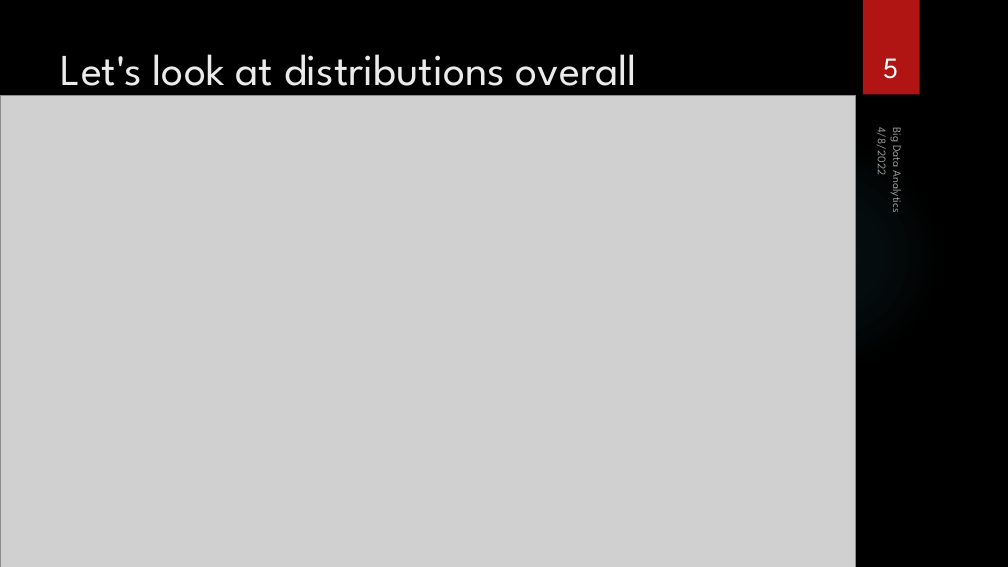
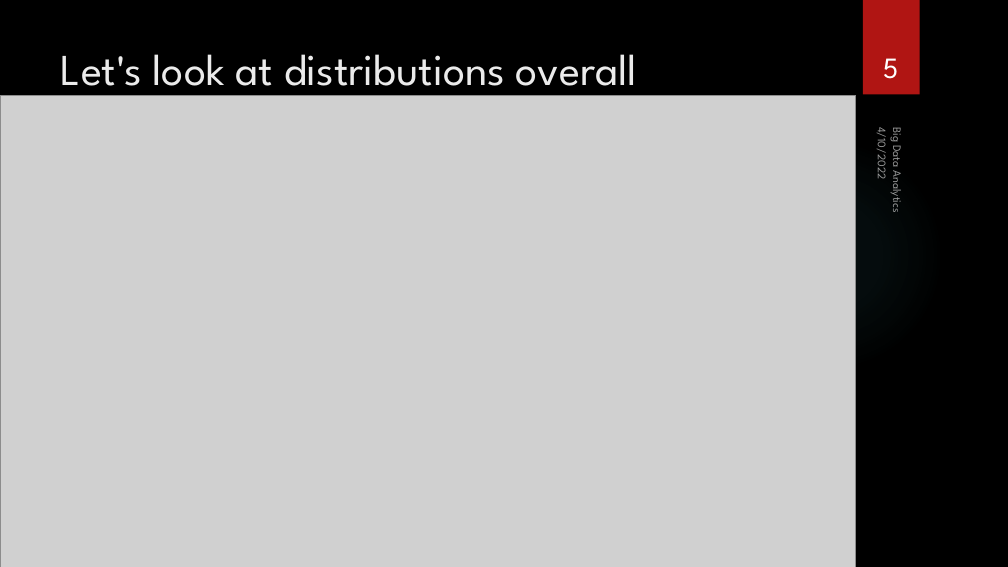
Before and after one commit to jeffbr96/big_data_analytics_project, a slide deck: slide 5 of Presentation.pptx. Drawn at 1008x567 pixels with LibreOffice and Linux fonts; fonts in the diff are those of the drawing; grey boxes stand for pictures; background and template pictures are left out. Boxes give left, top, right and bottom in pixels: in the first picture for what was removed or moved away, otherwise in the second. Text is boxed around its words. In the diff, an @@ line names an element or a change of style, - is before the commit and + after.

Commit message:
work: presentation

```diff
--- a/Presentation.pptx
+++ b/Presentation.pptx
@@ text at [874,132,891,178]: text changed @@
-4/8/2022
+4/10/2022
```
Also in this commit, not shown: 6 other slides changed.
